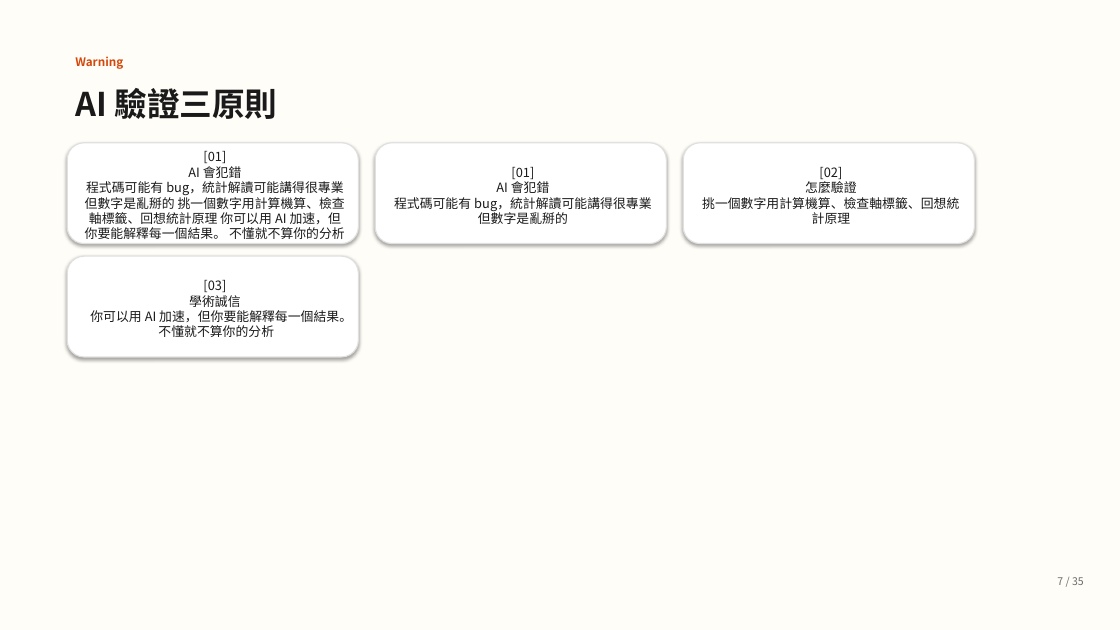
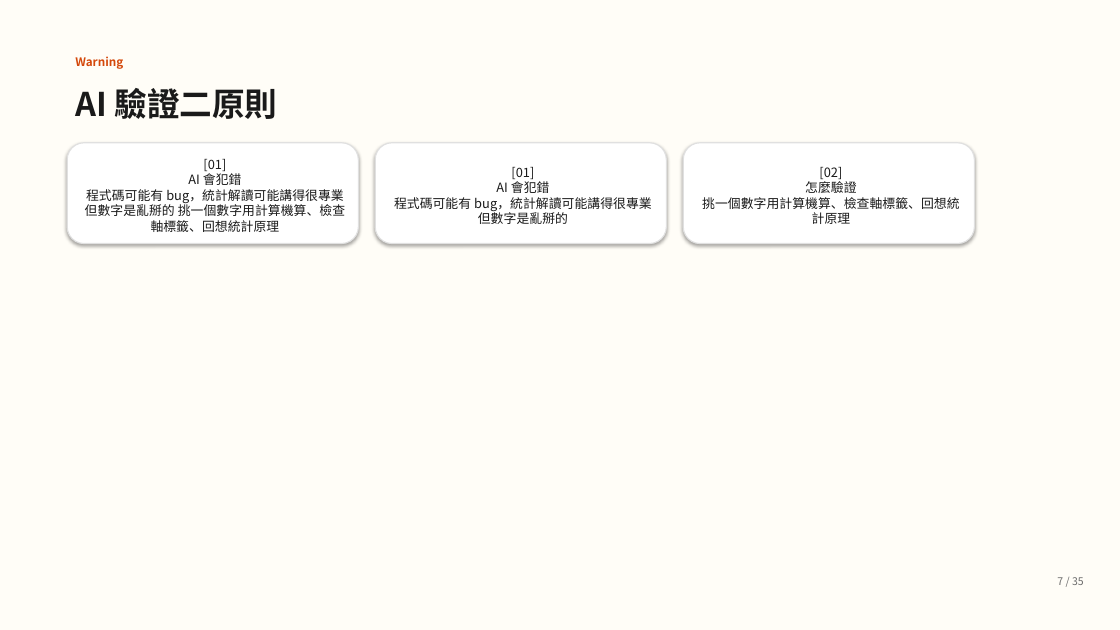
Before and after one commit to guanyuhoujeff/114-2-Data-Analysis-in-Casualty-Insurance-co-teaching, a slide deck: slide 10 of presentation_v2.pptx (slide 7 before the commit). Drawn at 1120x630 pixels with LibreOffice and Linux fonts; fonts in the diff are those of the drawing. Boxes give left, top, right and bottom in pixels: in the first picture for what was removed or moved away, otherwise in the second. Text is boxed around its words. In the diff, an @@ line names an element or a change of style, - is before the commit and + after.

```diff
--- a/presentation_v2.pptx
+++ b/presentation_v2.pptx
@@ text at [75,88,278,119]: text changed @@
-AI 驗證三原則
+AI 驗證二原則
@@ text in rounded rectangle at [85,159,345,232]: text changed @@
-[01]
-AI 會犯錯
-程式碼可能有 bug，統計解讀可能講得很專業但數字是亂掰的 挑一個數字用計算機算、檢查軸標籤、回想統計原理 你可以用 AI 加速，但你要能解釋每一個結果。 不懂就不算你的分析
+[01]
+AI 會犯錯
+程式碼可能有 bug，統計解讀可能講得很專業但數字是亂掰的 挑一個數字用計算機算、檢查軸標籤、回想統計原理
@@ rounded rectangle removed at [67,256,359,357] @@
-[03]
-學術誠信
-你可以用 AI 加速，但你要能解釋每一個結果。 不懂就不算你的分析
```
Also in this commit, not shown: 15 other slides changed, 6 slides added, 6 slides removed, 4 other files.
